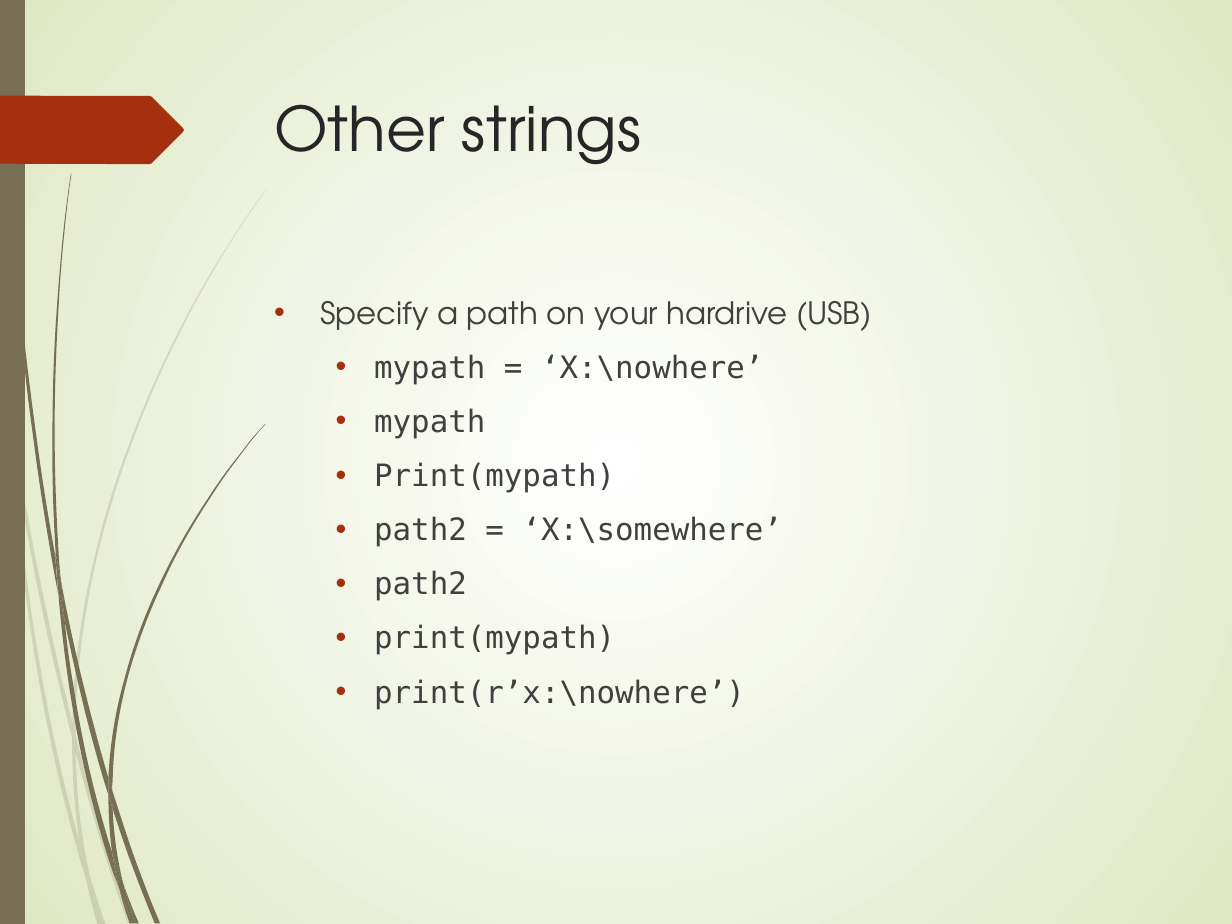
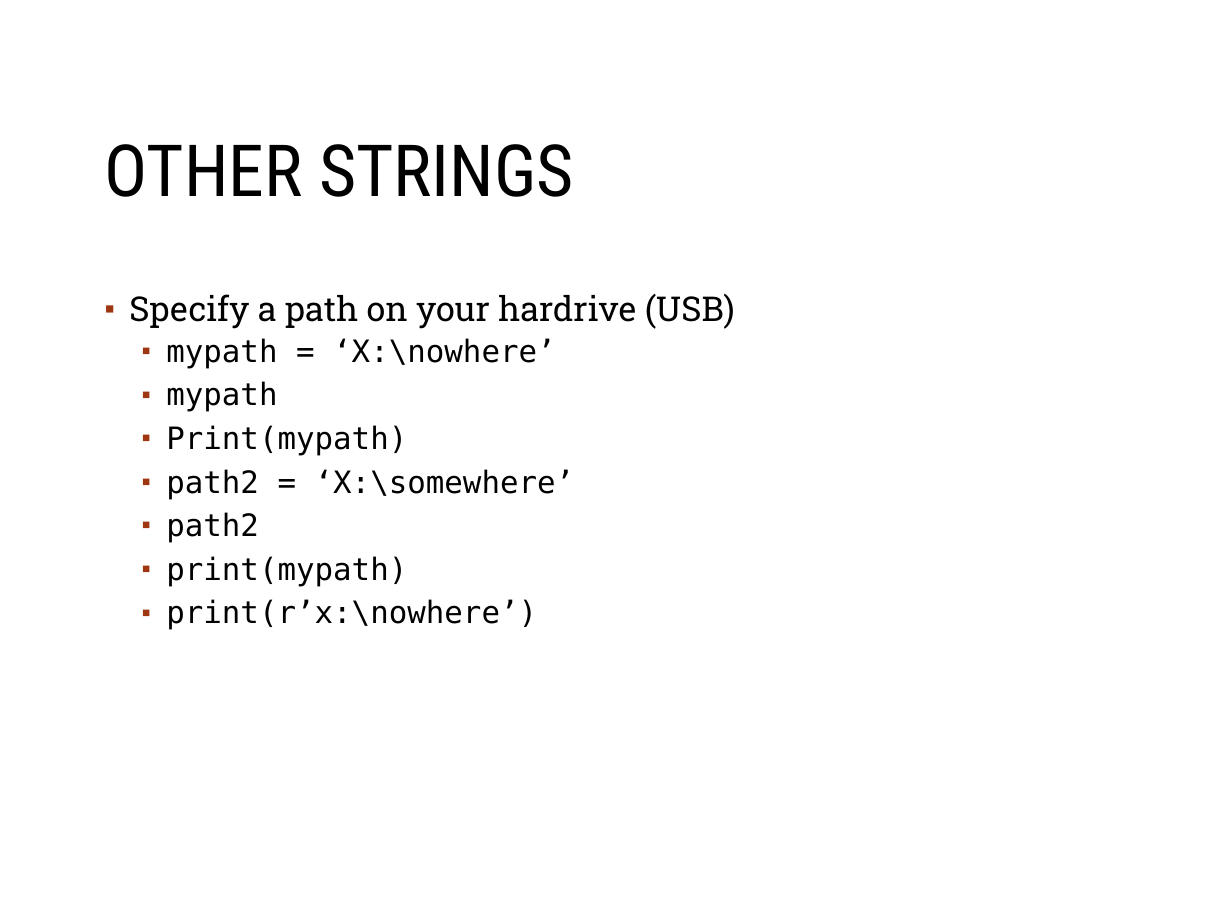
Before and after one commit to MGIS-UMN-GIS5577/GIS5578-week2, a slide deck: slide 9 of week2_strings.odp. Drawn at 1232x924 pixels with LibreOffice and Linux fonts; fonts in the diff are those of the drawing; background and template pictures are left out. Boxes give left, top, right and bottom in pixels: in the first picture for what was removed or moved away, otherwise in the second. Text is boxed around its words. In the diff, an @@ line names an element or a change of style, - is before the commit and + after.

```diff
--- a/week2_strings.odp
+++ b/week2_strings.odp
@@ background gradient #FFFFFF to #DFE8C4 to #FFFFFF @@
@@ freeform shape removed at [0,0,25,924] @@
@@ title "OTHER STRINGS" at [105,144,574,197]: vertical alignment top to middle @@
@@ freeform shape removed at [0,96,184,165] @@
@@ title at [105,144,574,197]: text changed; size 36 to 42 pt; font TeX Gyre Adventor to Roboto Condensed; text colour #262626 to #000000 @@
-Other strings
+OTHER STRINGS
@@ text "Specify a path on your ...": place and size @@
-text "Specify a path on your ..." at [320,301,872,709]
+text "Specify a path on your ..." at [129,294,735,630]
@@ text "Specify a path on your ..." at [129,294,735,630]: size 18 to 20 pt, font TeX Gyre Adventor to Roboto Slab in "Specify a path on your hardrive (USB)"; text colour #404040 to #000000; bullet • to ▪; line spacing 1 to 0.9; more space between paragraphs; bullet colour #A53010 to #9E3611; less space between paragraphs @@
@@ group removed at [0,31,267,924]: 12 freeform shapes @@
@@ group removed at [2,0,266,924]: 12 freeform shapes @@
@@ freeform shape added at [1153,848,1196,891], outline #FFFFFF 0.99 pt @@
```
Also in this commit, not shown: 12 other slides changed, 2 slides added, 1 slide removed, 1 other file.
